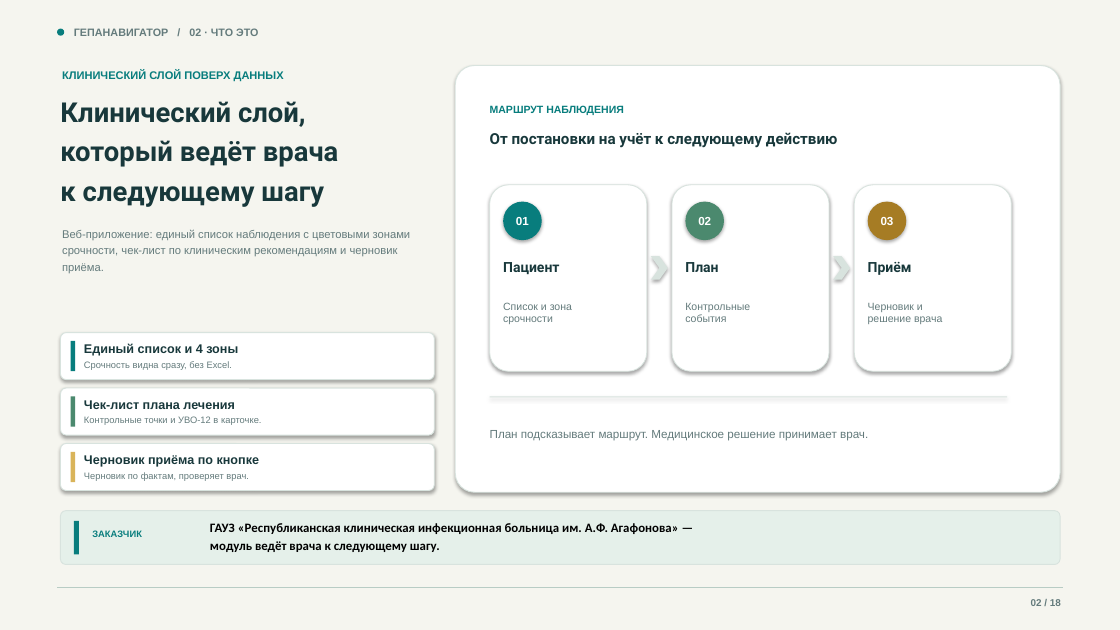
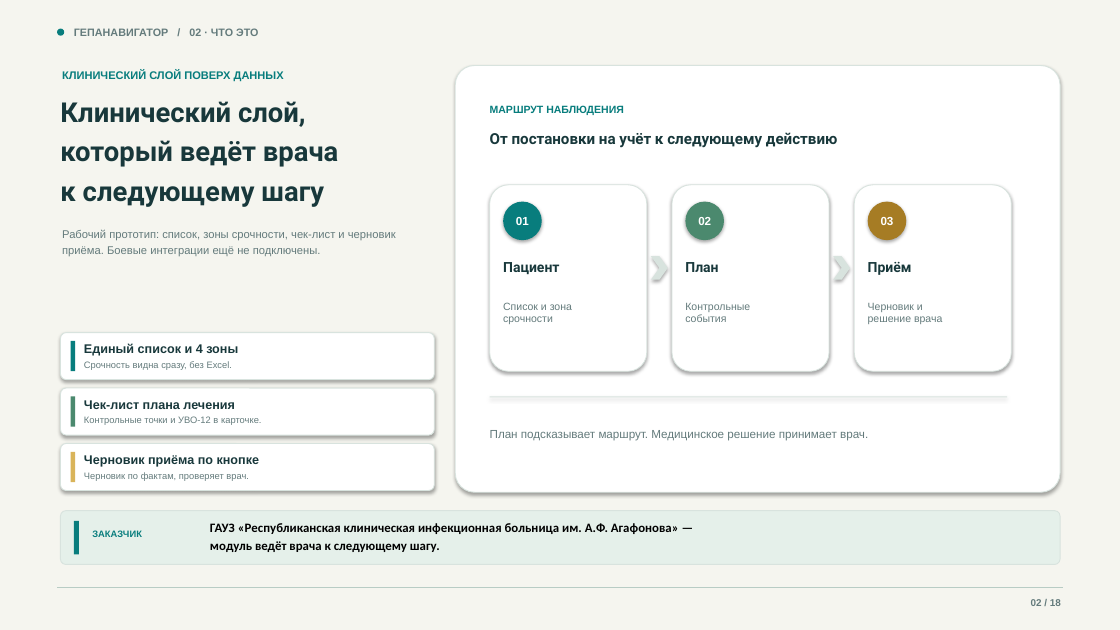
Before and after one commit to devenportg/GepaNavigator, a slide deck: slide 2 of deliverables/GepaNavigator_release.pptx. Drawn at 1120x630 pixels with LibreOffice and Linux fonts; fonts in the diff are those of the drawing. Boxes give left, top, right and bottom in pixels: in the first picture for what was removed or moved away, otherwise in the second. Text is boxed around its words. In the diff, an @@ line names an element or a change of style, - is before the commit and + after.

```diff
--- a/deliverables/GepaNavigator_release.pptx
+++ b/deliverables/GepaNavigator_release.pptx
@@ text at <box>62,229,396,256</box>: text changed @@
-Веб-приложение: единый список наблюдения с цветовыми зонами срочности, чек-лист по клиническим рекомендациям и черновик приёма.
+Рабочий прототип: список, зоны срочности, чек-лист и черновик приёма. Боевые интеграции ещё не подключены.
```
Also in this commit, not shown: 10 other slides changed, 9 other files.
